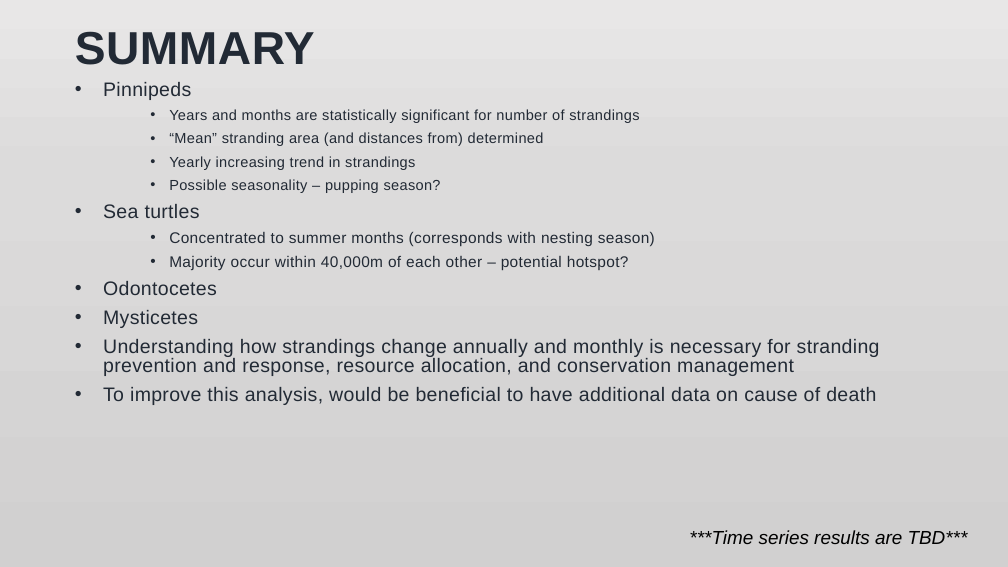
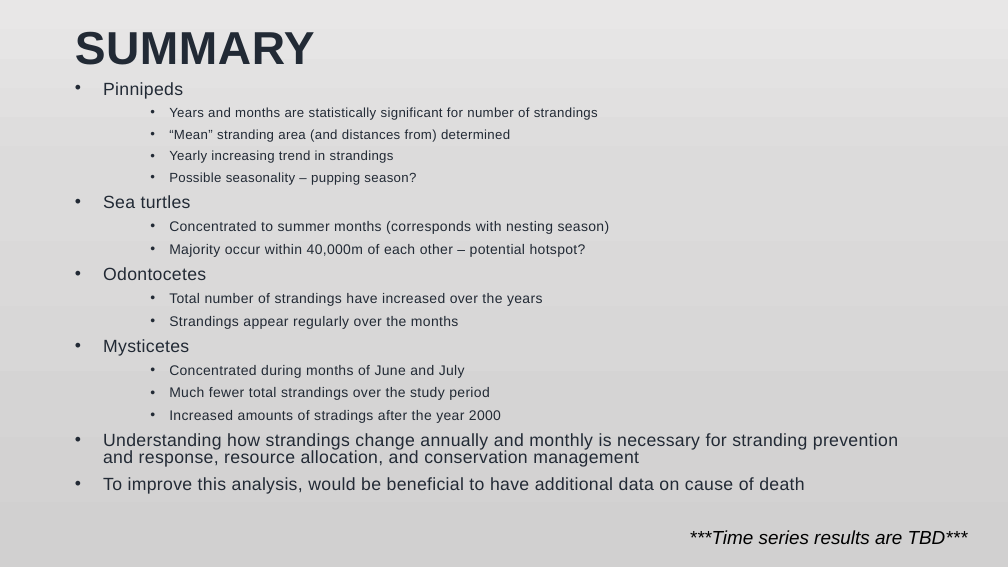
Before and after one commit to jmeza32/MezaFidalgo_Ozog_Pepper_ENV872_EDA_FinalProject, a slide deck: slide 11 of Output/Stranding Data Analysis.pptx. Drawn at 1008x567 pixels with LibreOffice and Linux fonts; fonts in the diff are those of the drawing; background and template pictures are left out. Boxes give left, top, right and bottom in pixels: in the first picture for what was removed or moved away, otherwise in the second. Text is boxed around its words. In the diff, an @@ line names an element or a change of style, - is before the commit and + after.

Commit message:
britney adding analysis stuff

```diff
--- a/Output/Stranding Data Analysis.pptx
+++ b/Output/Stranding Data Analysis.pptx
@@ text at (x1=103, y1=82, x2=898, y2=494): size 18.6 to 16.8 pt in "Pinnipeds", "Sea turtles", "Odontocetes", "Mysticetes" and 2 more places; size 13.9 to 12.6 pt in "Years and months are statistically significant for ...", "“Mean” stranding area (and distances from) determined", "Yearly increasing trend in strandings", "Possible seasonality – pupping season?"; size 14.7 to 13.3 pt in "Concentrated to summer months (corresponds with nesting ...", "Majority occur within 40,000m of each other ..." @@
@@ text at (x1=169, y1=293, x2=542, y2=329): paragraphs added @@
+    • Total number of strandings have increased over the years
+    • Strandings appear regularly over the months
@@ text at (x1=169, y1=365, x2=501, y2=423): paragraphs added @@
+    • Concentrated during months of June and July
+    • Much fewer total strandings over the study period
+    • Increased amounts of stradings after the year 2000
```
Also in this commit, not shown: 1 other slide changed.
